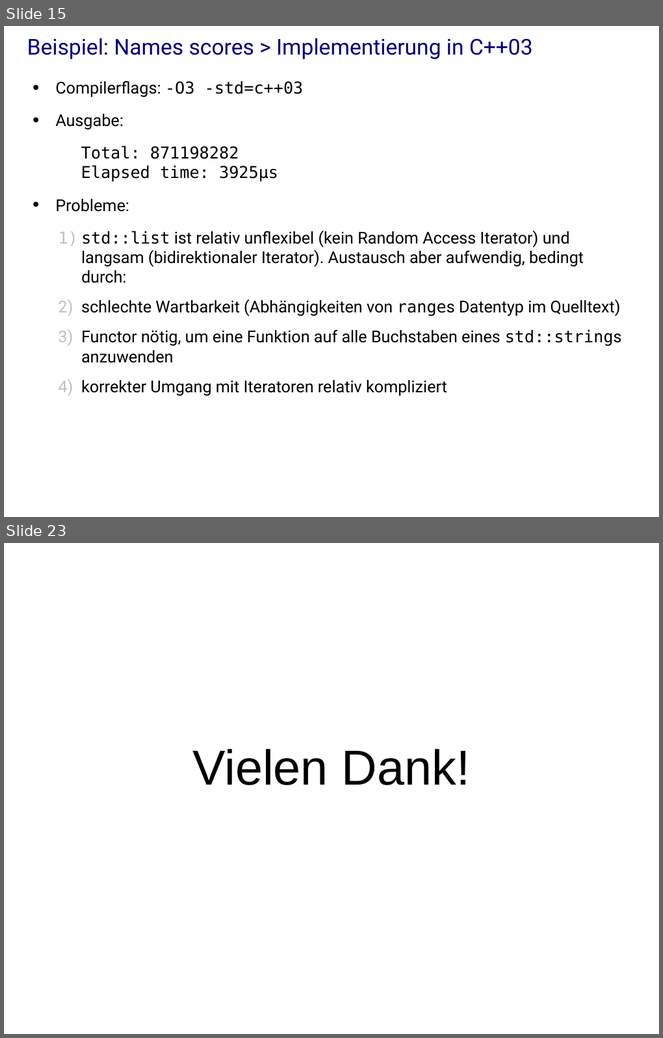
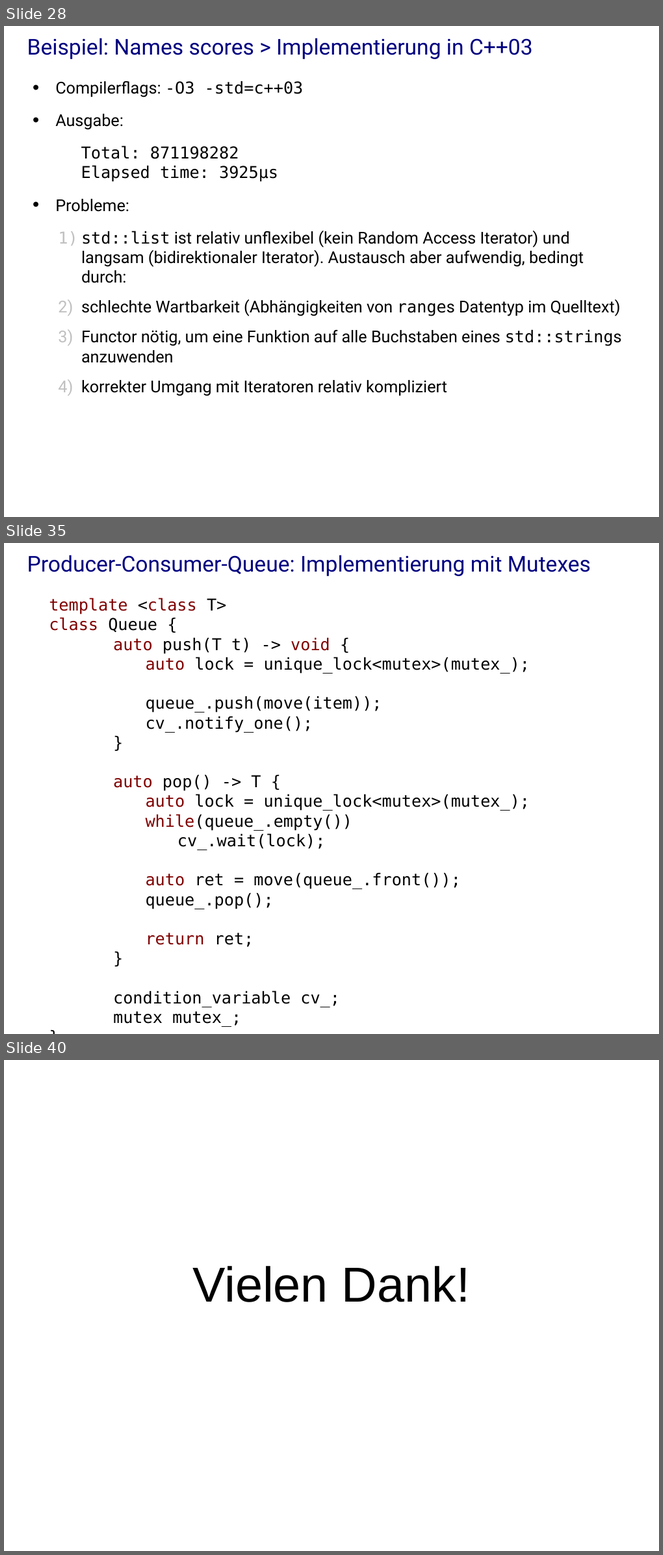
Before and after one commit to j-stephan/hs16, a slide deck: presentation/presentation.odp. Shown one above the other, each under a label of ours: slides 15 and 23 before the commit, slides 28, 35 and 40 after it; the slides between them are not shown. The pictures are 663x1038 and 663x1555 pixels, drawn with LibreOffice and Linux fonts; fonts in the diff are those of the drawing; background and template pictures are left out. Boxes give left, top, right and bottom in pixels: in the first picture for what was removed or moved away, otherwise in the second. Text is boxed around its words. In the diff, an @@ line names an element or a change of style, - is before the commit and + after.

```diff
--- a/presentation/presentation.odp
+++ b/presentation/presentation.odp
@@ slide 35 added at (x1=4, y1=543, x2=659, y2=1034), background #FFFFFF @@
@@ title added at (x1=27, y1=555, x2=591, y2=576), 24 pt, text #000080 @@
+Producer-Consumer-Queue: Implementierung mit Mutexes
@@ text added at (x1=49, y1=598, x2=530, y2=1027), 18 pt, text #000000 @@
+template <class T>
+class Queue {
+auto push(T t) -> void {
+auto lock = unique_lock<mutex>(mutex_);
+queue_.push(move(item));
+cv_.notify_one();
+}
+auto pop() -> T {
+auto lock = unique_lock<mutex>(mutex_);
+while(queue_.empty())
+cv_.wait(lock);
+auto ret = move(queue_.front());
+queue_.pop();
+return ret;
+}
+condition_variable cv_;
+mutex mutex_;
+}
@@ what was slide 15 is now slide 28 @@
@@ what was slide 23 is now slide 40 @@
```
Also in this commit, not shown: 9 slides changed, 20 other slides added, 4 slides removed, 1 other file.
